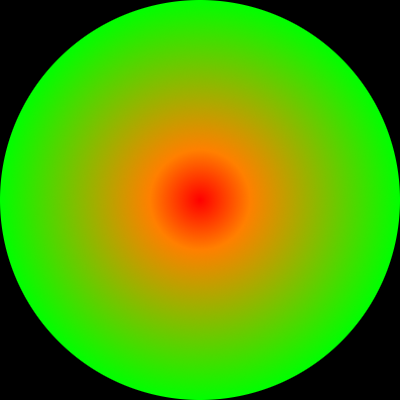
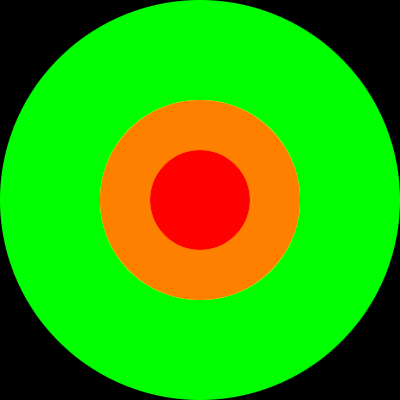
Layers edited between the first and the second 400px x 400px image:
added group "Solid" with 2 layers above "Gradient" over [1, 1, 399, 399]
added layer "normal #3" in group "Solid" over [1, 1, 399, 399]
showed "normal #1", moved it into group "Solid", painted on it over [1, 1, 399, 399]
moved "normal #2" into group "Gradient" over [1, 1, 399, 399]
moved "normal" into group "Gradient" over [1, 1, 399, 399]
